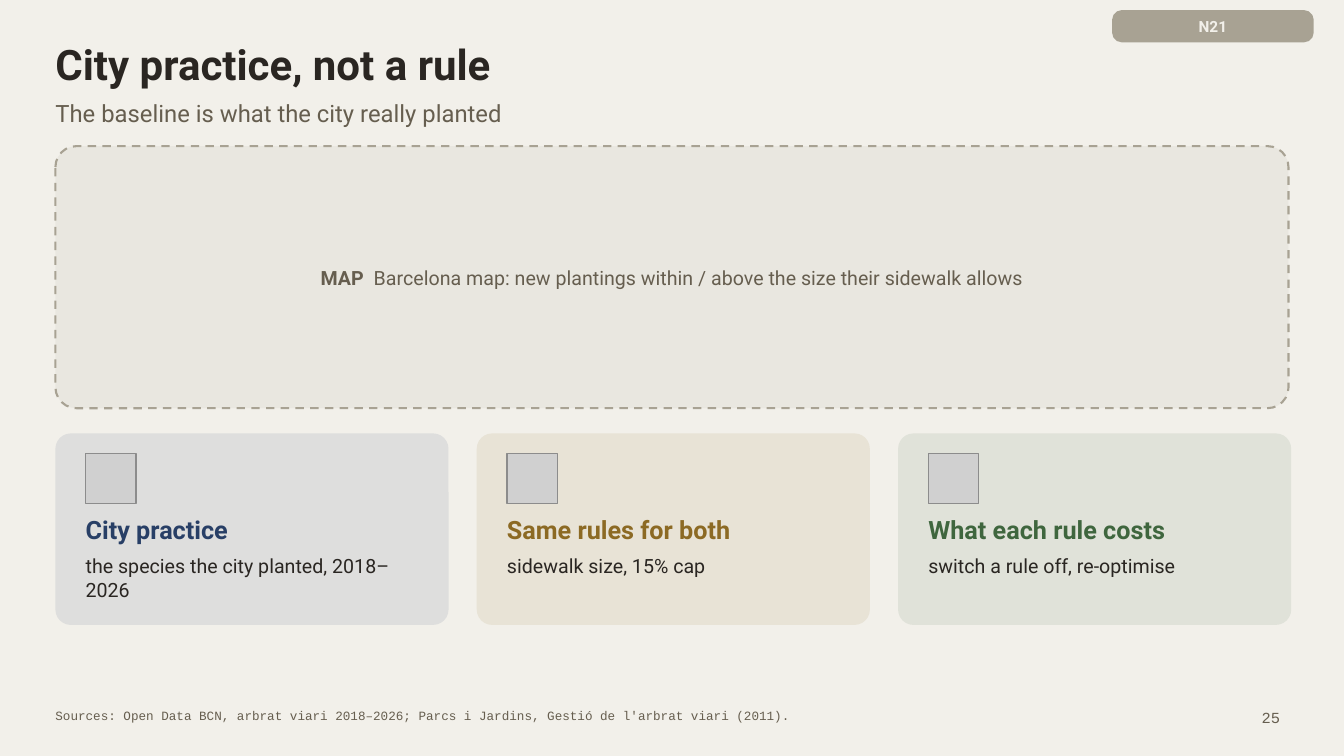
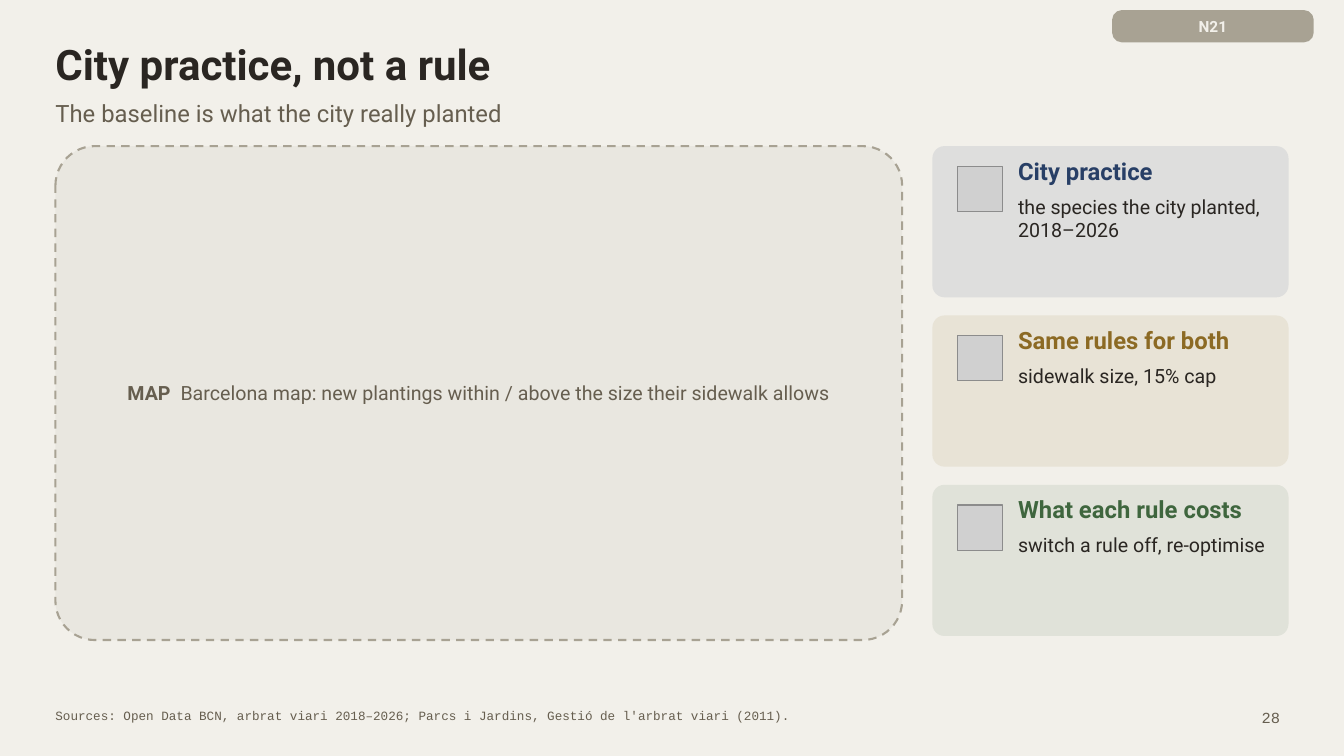
Before and after one commit to giofox96/shade-and-sponge, a slide deck: slide 28 of slides/final/shade_and_sponge_final_new.pptx (slide 25 before the commit). Drawn at 1344x756 pixels with LibreOffice and Linux fonts; fonts in the diff are those of the drawing; grey boxes stand for pictures. Boxes give left, top, right and bottom in pixels: in the first picture for what was removed or moved away, otherwise in the second. Text is boxed around its words. In the diff, an @@ line names an element or a change of style, - is before the commit and + after.

```diff
--- a/slides/final/shade_and_sponge_final_new.pptx
+++ b/slides/final/shade_and_sponge_final_new.pptx
@@ rounded rectangle: place and size @@
-rounded rectangle at (55, 146, 1289, 408)
+rounded rectangle at (55, 146, 902, 640)
@@ text "MAP Barcelona map: new plantings ...": place and size @@
-text "MAP Barcelona map: new plantings ..." at (321, 270, 1022, 289)
+text "MAP Barcelona map: new plantings ..." at (127, 385, 829, 404)
@@ rounded rectangle: place and size @@
-rounded rectangle at (55, 434, 449, 625)
+rounded rectangle at (933, 146, 1289, 297)
@@ picture: place and size @@
-picture at (86, 454, 136, 504)
+picture at (958, 166, 1003, 212)
@@ text at (1018, 162, 1153, 185): size 18 to 17 pt in "City practice" @@
@@ text "City practice": place and size @@
-text "City practice" at (86, 520, 389, 597)
+text "City practice" at (1018, 162, 1260, 237)
@@ rounded rectangle: place and size @@
-rounded rectangle at (477, 434, 870, 625)
+rounded rectangle at (933, 316, 1289, 467)
@@ text "Same rules for both": place and size @@
-text "Same rules for both" at (507, 520, 730, 577)
+text "Same rules for both" at (1018, 331, 1229, 387)
@@ picture: place and size @@
-picture at (507, 454, 558, 504)
+picture at (958, 336, 1003, 381)
@@ text at (1018, 331, 1229, 349): size 18 to 17 pt in "Same rules for both" @@
@@ rounded rectangle: place and size @@
-rounded rectangle at (898, 434, 1292, 625)
+rounded rectangle at (933, 485, 1289, 636)
@@ picture: place and size @@
-picture at (929, 454, 979, 504)
+picture at (958, 505, 1003, 551)
@@ text at (1018, 500, 1242, 518): size 18 to 17 pt in "What each rule costs" @@
@@ text "What each rule costs": place and size @@
-text "What each rule costs" at (928, 520, 1175, 577)
+text "What each rule costs" at (1018, 500, 1265, 556)
@@ page number at (1262, 712, 1280, 723): text changed @@
-25
+28
```
Also in this commit, not shown: 6 other slides changed, 3 slides added, 14 other files.
